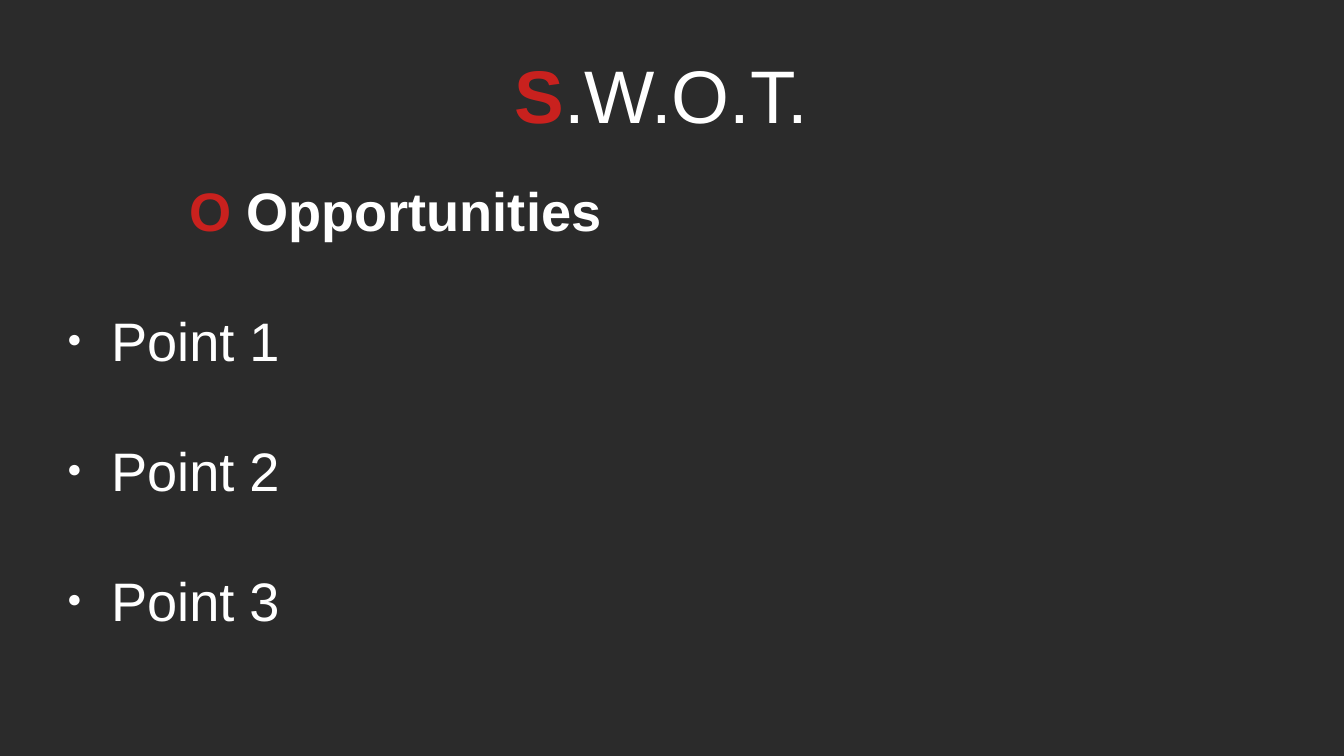
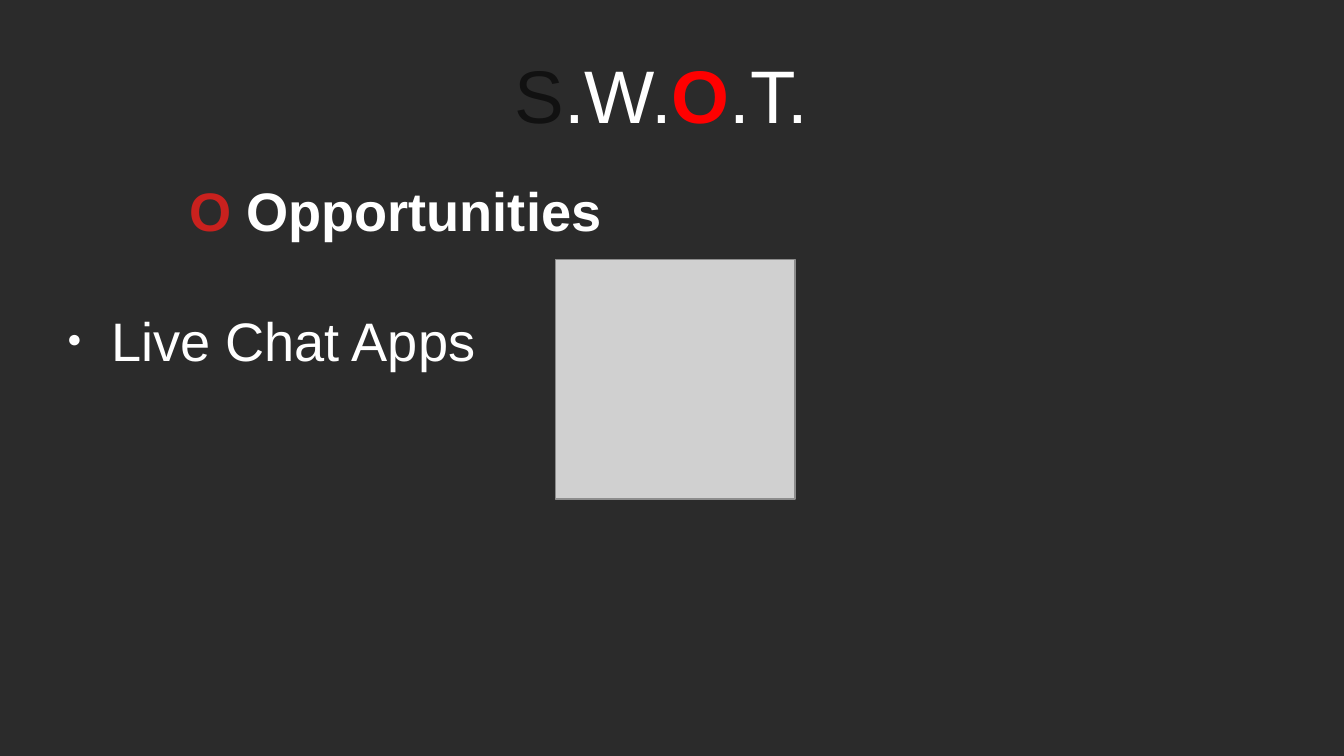
Before and after one commit to RayAndrade/JavaScriptStudy, a slide deck: slide 11 of Behavioral/Observer/swot.odp (slide 7 before the commit). Drawn at 1344x756 pixels with LibreOffice and Linux fonts; fonts in the diff are those of the drawing; grey boxes stand for pictures; background and template pictures are left out; a plain dark background stands for a picture behind light text. Boxes give left, top, right and bottom in pixels: in the first picture for what was removed or moved away, otherwise in the second. Text is boxed around its words. In the diff, an @@ line names an element or a change of style, - is before the commit and + after.

```diff
--- a/Behavioral/Observer/swot.odp
+++ b/Behavioral/Observer/swot.odp
@@ title "S.W.O.T." at (514, 71, 808, 124): text colour #C9211E to #111111, text colour #FFFFFF to #FF0000, bold off, bold on in "S.W.O.T." @@
@@ picture added at (555, 260, 795, 500) @@
@@ subtitle at (111, 321, 475, 370): text changed @@
-● Point 1
-● Point 2
-● Point 3
+● Live Chat Apps
```
Also in this commit, not shown: 3 other slides changed, 8 slides added, 5 other files.
